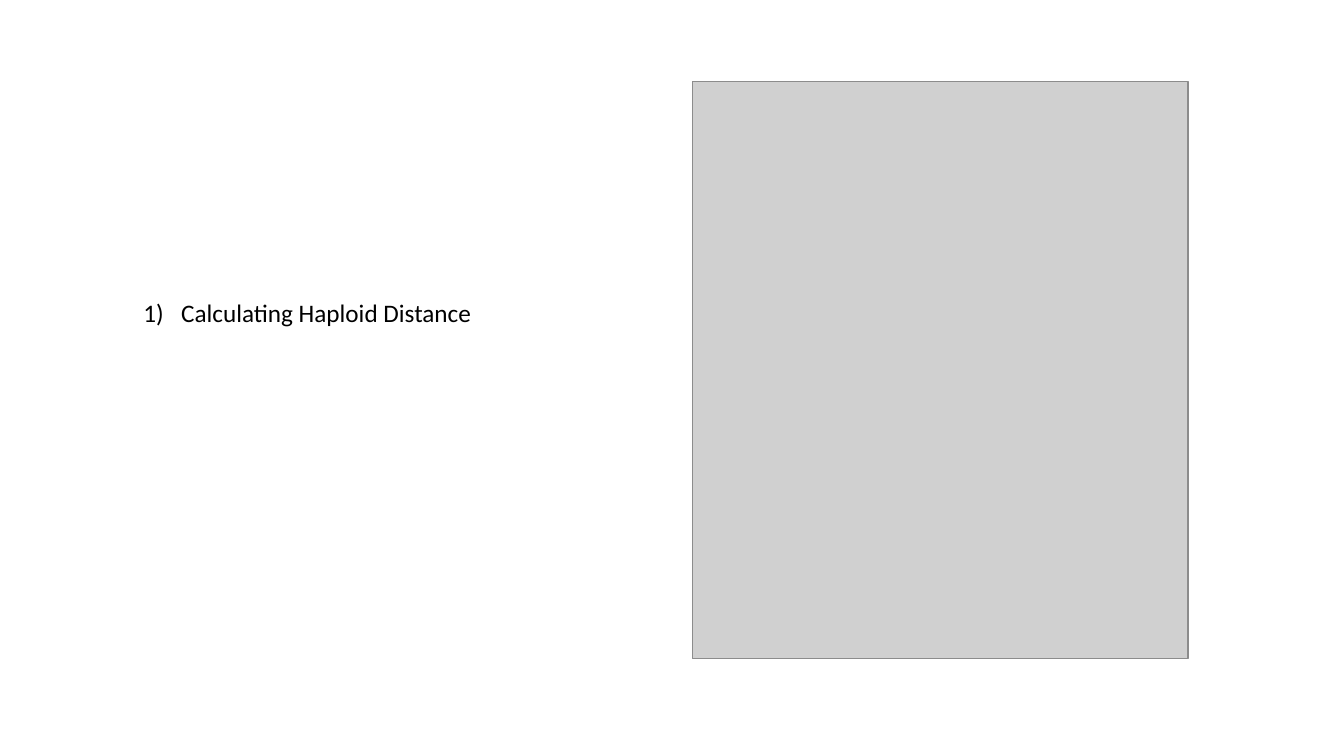
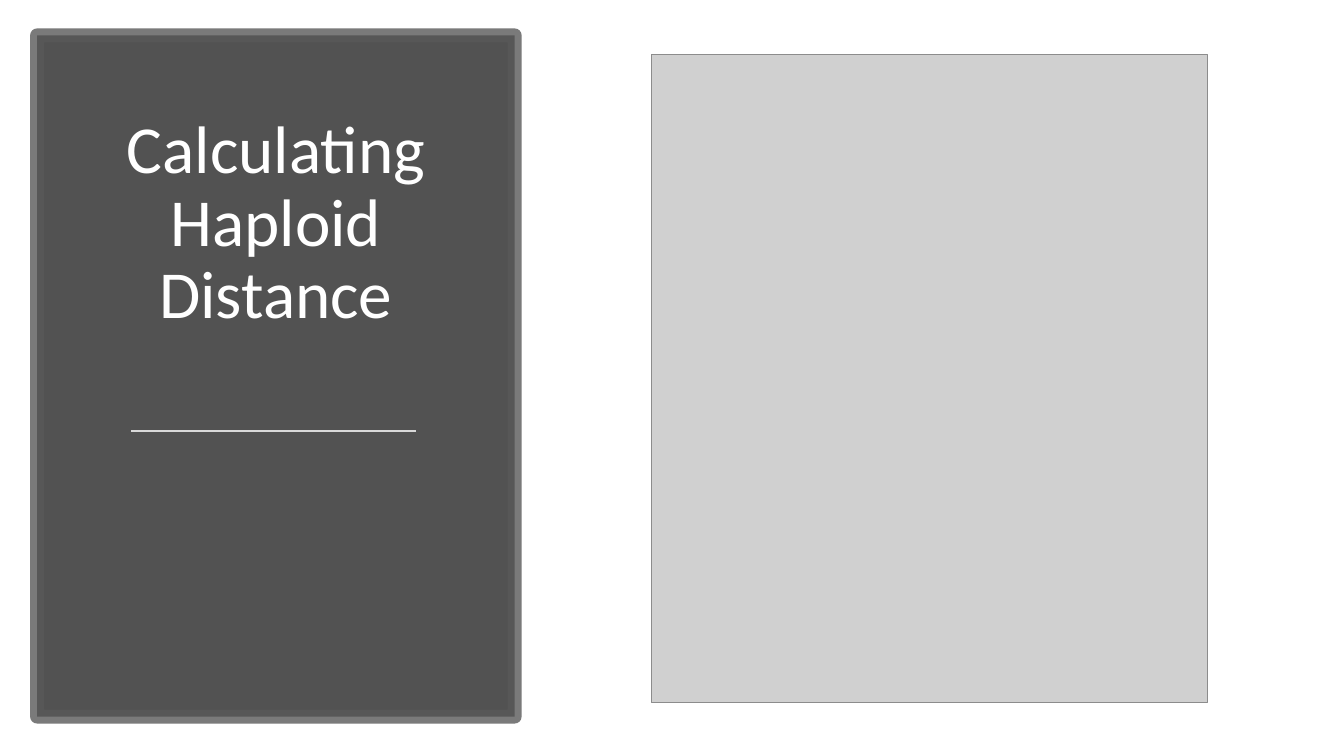
Before and after one commit to ashleyp1/BCB546X_Final_Project, a slide deck: slide 18 of PowerPoint Presentation for Final.pptx (slide 17 before the commit). Drawn at 1344x756 pixels with LibreOffice and Linux fonts; fonts in the diff are those of the drawing; grey boxes stand for pictures. Boxes give left, top, right and bottom in pixels: in the first picture for what was removed or moved away, otherwise in the second. Text is boxed around its words. In the diff, an @@ line names an element or a change of style, - is before the commit and + after.

```diff
--- a/PowerPoint Presentation for Final.pptx
+++ b/PowerPoint Presentation for Final.pptx
@@ rectangle added at bbox=[37, 35, 515, 717], fill #404040 at 90% opacity, outline #595959 10 pt @@
@@ picture: place and size @@
-picture at bbox=[693, 81, 1189, 658]
+picture at bbox=[651, 54, 1208, 703]
@@ text "Calculating Haploid Distance": place and size @@
-text "Calculating Haploid Distance" at bbox=[181, 304, 470, 327]
+text "Calculating Haploid Distance" at bbox=[127, 126, 425, 319]
@@ text "Calculating Haploid Distance" at bbox=[127, 126, 425, 319]: size 18 to 48 pt, text colour #000000 to #FFFFFF; alignment left to centre; bullet 1) to none; line spacing 1.07 to 0.9; less space between paragraphs; vertical alignment top to bottom @@
@@ line added from (131, 432) to (416, 432), #D9D9D9 1.75 pt @@
```
Also in this commit, not shown: 1 slide added, 1 slide removed.
